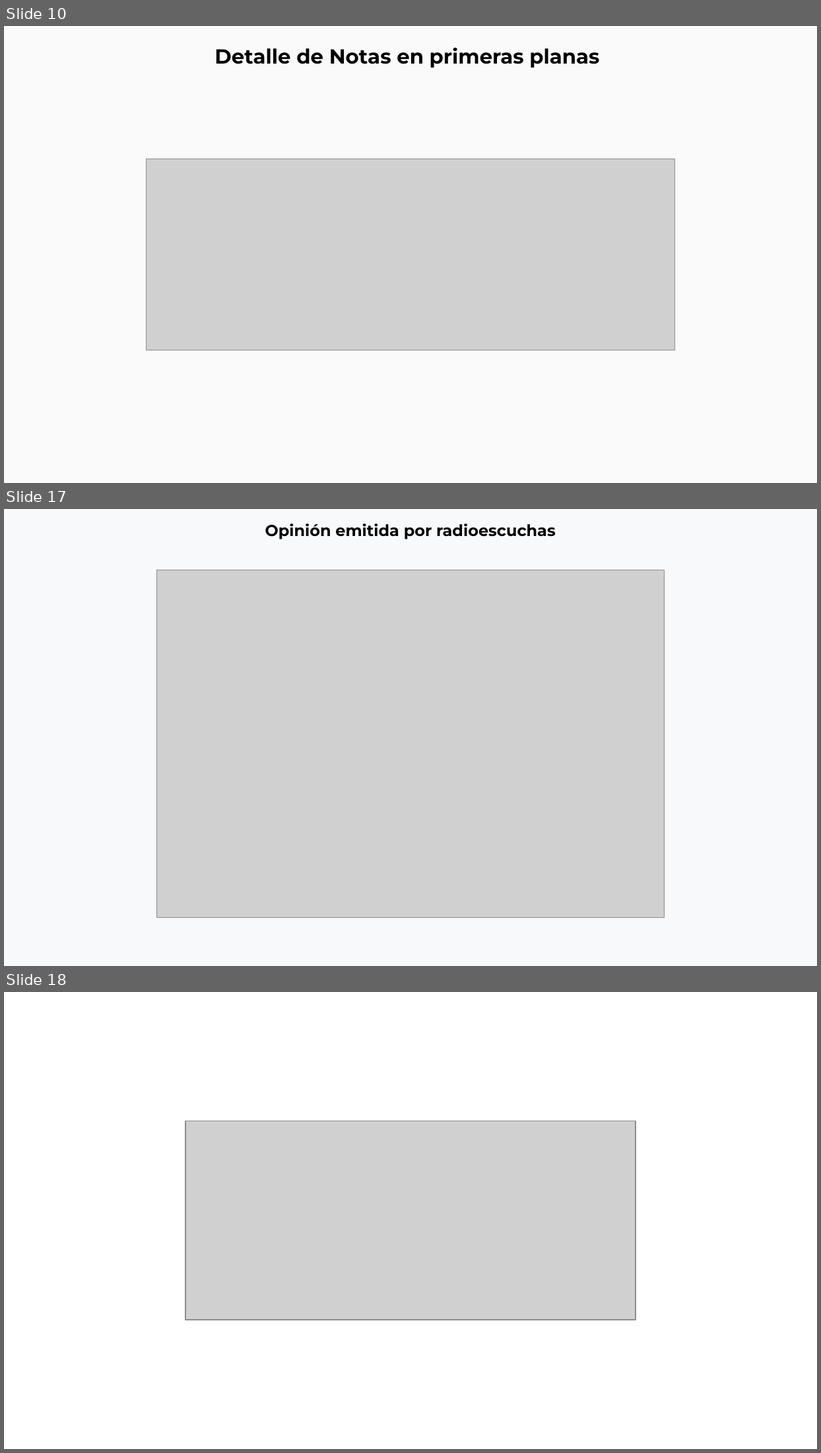
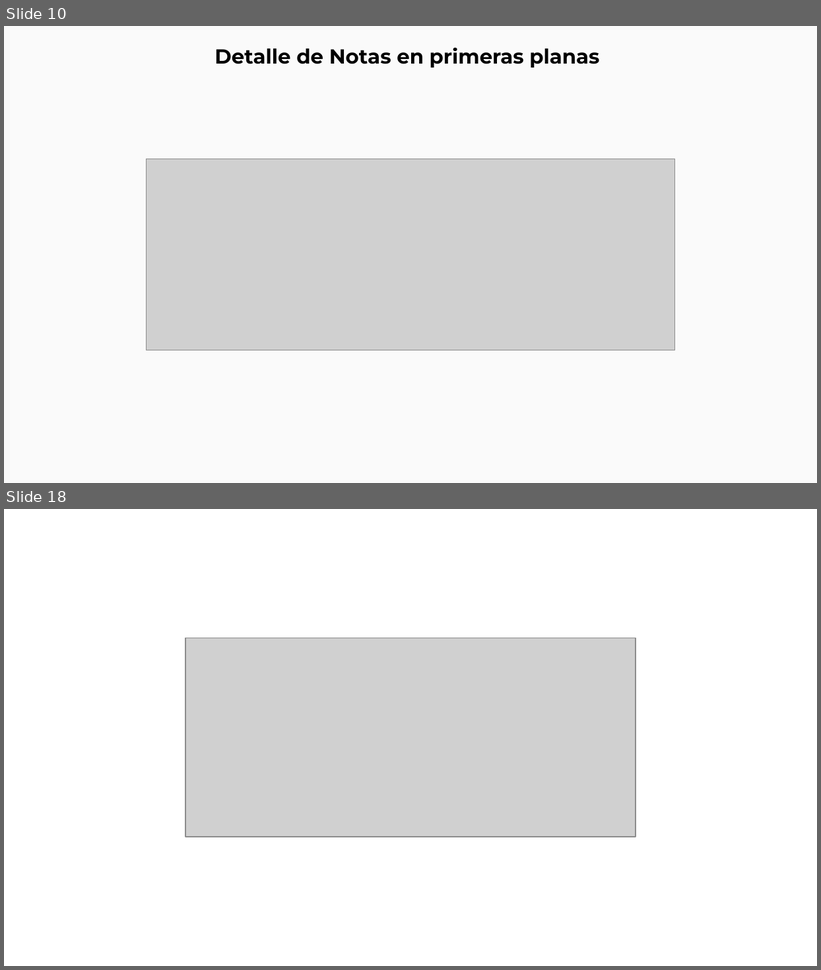
Before and after one commit to thelonious9/Reporteportadas, a slide deck: Reporte 280926.pptx. Shown one above the other, each under a label of ours: slides 10, 17 and 18 before the commit, slides 10 and 18 after it; the slides between them are not shown. The pictures are 821x1453 and 821x970 pixels, drawn with LibreOffice and Linux fonts; fonts in the diff are those of the drawing; grey boxes stand for pictures; background and template pictures are left out. Boxes give left, top, right and bottom in pixels: in the first picture for what was removed or moved away, otherwise in the second. Text is boxed around its words. In the diff, an @@ line names an element or a change of style, - is before the commit and + after.

```diff
--- a/Reporte 280926.pptx
+++ b/Reporte 280926.pptx
@@ slide 17 removed at box(4, 509, 817, 966), background #F8F9FA @@
@@ text removed at box(265, 524, 556, 539) @@
-Opinión emitida por radioescuchas
@@ picture removed at box(157, 570, 664, 918) @@
```
Also in this commit, not shown: 5 slides changed, 1 slide added.
